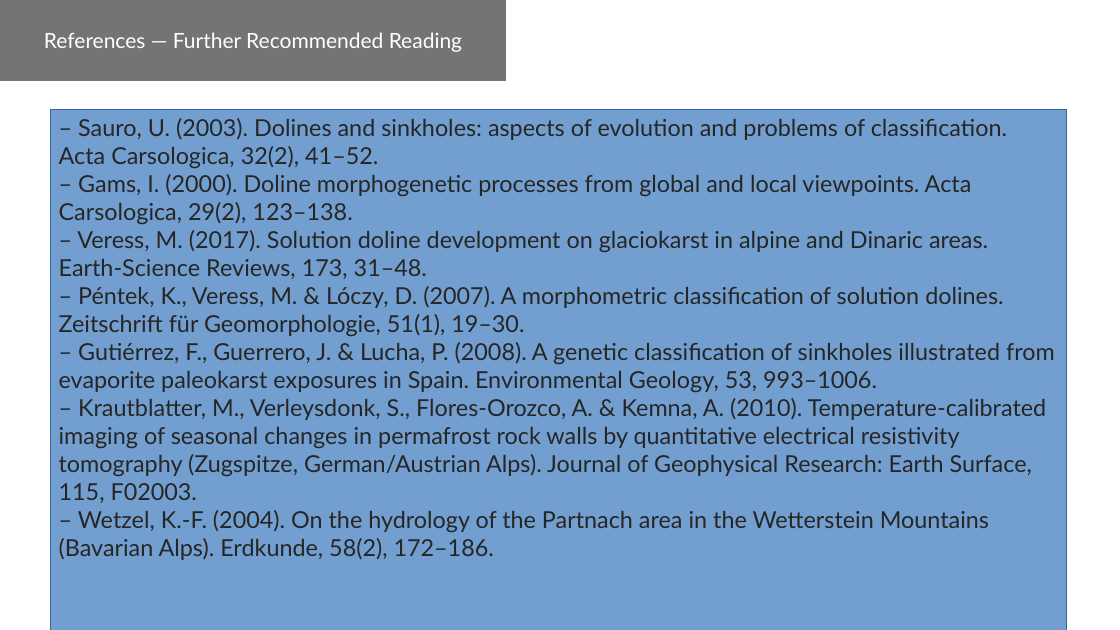
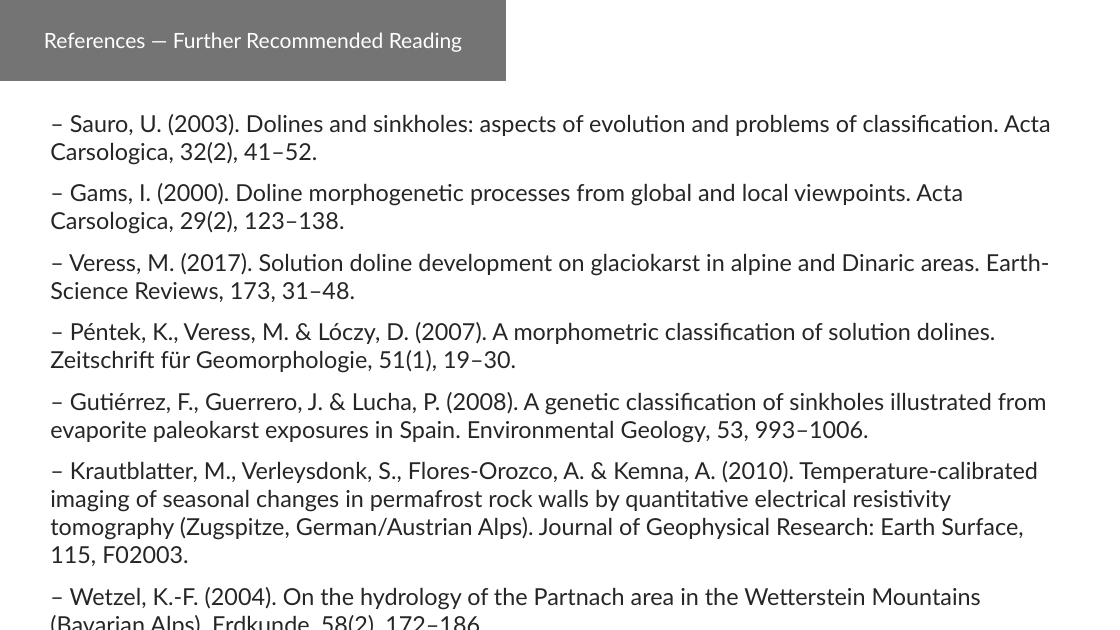
Before and after one commit to HannaZoe/Master_Thesis, a slide deck: slide 14 of fieldwork/presentation/Fieldwork_Zugspitze_Dolines.odp (slide 12 before the commit). Drawn at 1120x630 pixels with LibreOffice and Linux fonts; fonts in the diff are those of the drawing. Boxes give left, top, right and bottom in pixels: in the first picture for what was removed or moved away, otherwise in the second. Text is boxed around its words. In the diff, an @@ line names an element or a change of style, - is before the commit and + after.

Commit message:
Checkpoint tower-side work: presentation photos, Suspicious_Areas cleanup
Fieldwork presentation gained real photos (karst morphology/formation
diagrams, feature-type gallery sources) replacing placeholders. Manual
Suspicious_Areas triage cleaned up 24->16 features with revised, more
precise type vocabulary (Sinkhole?, Rillenkarst, Mass Wasting) matching
what's used in the presentation's feature gallery slide. QField/QGIS
project files resaved locally, no feature data change.

```diff
--- a/fieldwork/presentation/Fieldwork_Zugspitze_Dolines.odp
+++ b/fieldwork/presentation/Fieldwork_Zugspitze_Dolines.odp
@@ text "– Sauro, U. (2003). Dolines ...": place and size @@
-text "– Sauro, U. (2003). Dolines ..." at (50,109,1067,630)
+text "– Sauro, U. (2003). Dolines ..." at (50,114,1051,610)
@@ text "– Sauro, U. (2003). Dolines ..." at (50,114,1051,610): more space between paragraphs; fill #729FCF to none; outline #3465A4 0 pt to none @@
```
Also in this commit, not shown: 11 other slides changed, 2 slides added, 13 other files.
